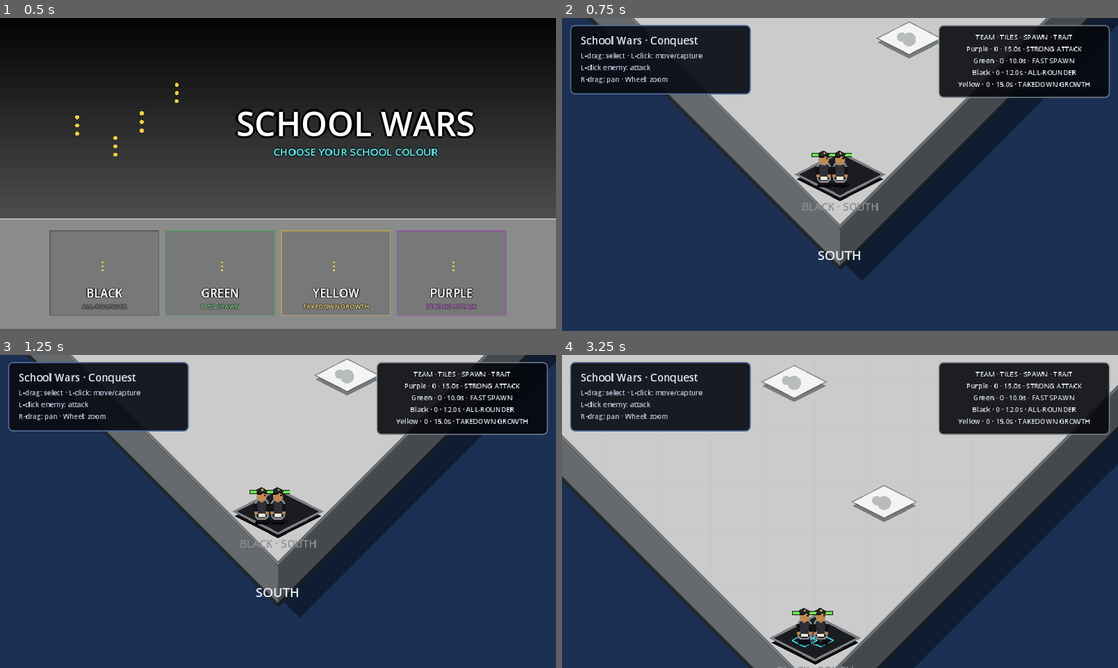
Above: before the commit, frames 1-4 (two rows, left to right).
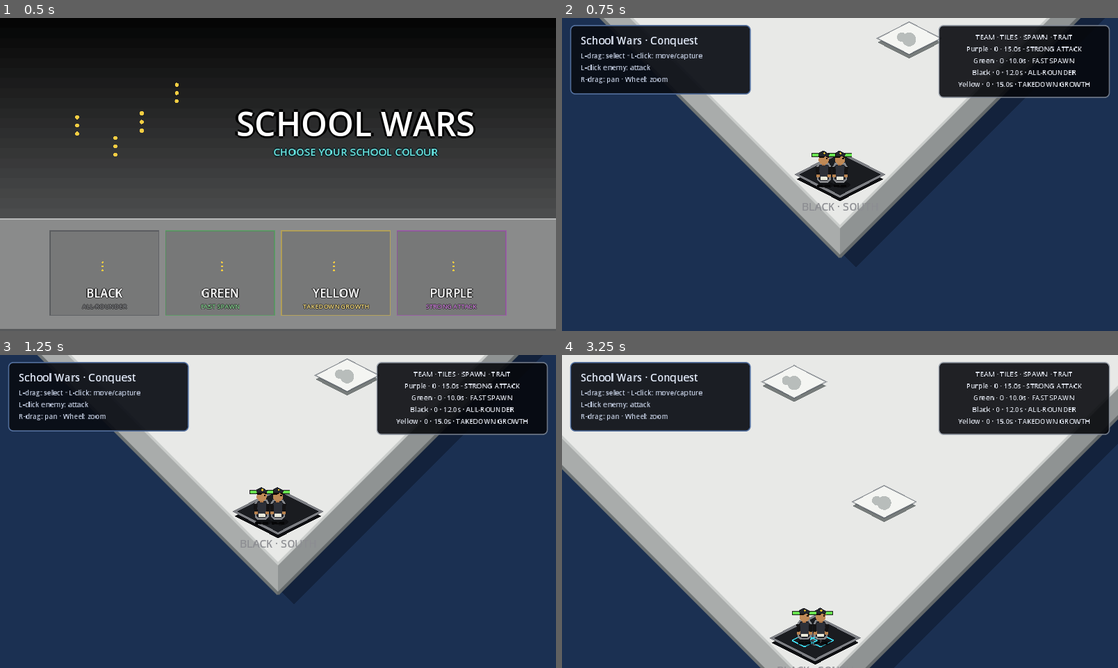
Above: after the commit, the same moments.

Repository: knigfty/school-wars
Game: Godot game, scene res://Scenes/main.tscn
The game is run twice, just before and just after one commit, with the same random seed, the same clock (stepped at 60 frames per second) and the same inputs.
Inputs (mouse positions are in pixels of both pictures, inside the frame that each line leads up to):
- Up to frame 1 (0.5 s): no input
- Up to frame 2 (0.75 s): click (667, 274) at 0.5 s
- Up to frame 3 (1.25 s): no input
- Up to frame 4 (3.25 s): tap Enter at 1.25 s; move the mouse to (962, 495) at 1.27 s; tap K (camera_pan_down) at 1.35 s; click (962, 495) at 1.42 s; drag from (728, 527) to (906, 364) at 2.02 s; move the mouse to (895, 442) at 2.77 s; tap L (camera_pan_right) at 2.85 s; click (895, 442) at 2.92 s

Frame 1 is identical in both runs. In frame 2, 26% of the frame differs, in the area x 4-100%, y 0-84%; in frame 3, 26%; in frame 4, 58%, in the area x 0-100%, y 0-100%.

Commit message:
refresh arena visuals to match clean reference board

Diff:
--- a/Scripts/Maps/movement_test_arena.gd
+++ b/Scripts/Maps/movement_test_arena.gd
@@ -5,8 +5,8 @@
 const MAP_HALF_SPAN: float = 720.0
 const MAP_BOUNDS: Rect2 = Rect2(80.0, 80.0, 1440.0, 1440.0)
 const CAMERA_BOUNDS: Rect2 = Rect2(-120.0, -120.0, 1840.0, 1840.0)
-const PLATFORM_DEPTH: Vector2 = Vector2(0.0, 72.0)
-const PLATFORM_SHADOW_OFFSET: Vector2 = Vector2(38.0, 94.0)
+const PLATFORM_DEPTH: Vector2 = Vector2(0.0, 52.0)
+const PLATFORM_SHADOW_OFFSET: Vector2 = Vector2(28.0, 70.0)
 const CARDINAL_SIDE_NAMES: Array[String] = ["North", "South", "East", "West"]
 
 
@@ -19,23 +19,14 @@
 	var shadow_points: PackedVector2Array = PackedVector2Array()
 	for point: Vector2 in points:
 		shadow_points.append(point + PLATFORM_SHADOW_OFFSET)
-	draw_colored_polygon(shadow_points, Color(0.01, 0.025, 0.055, 0.48))
+	draw_colored_polygon(shadow_points, Color(0.01, 0.02, 0.055, 0.32))
 	_draw_platform_depth(points)
-	draw_colored_polygon(points, Color("cacbca"))
-	_draw_north_bevel(points)
-	_draw_platform_grid()
+	draw_colored_polygon(points, Color("e8e9e7"))
+	_draw_surface_highlights(points)
 
 	var outline: PackedVector2Array = points.duplicate()
 	outline.append(points[0])
-	draw_polyline(outline, Color("2f3338"), 4.0, true)
-	draw_line(points[0], points[1], Color("f1f2ef"), 3.0, true)
-	draw_line(points[3], points[0], Color("e1e3e0"), 3.0, true)
-	draw_line(points[1], points[2], Color("6b7074"), 3.0, true)
-	draw_line(points[2], points[3], Color("777b7e"), 3.0, true)
-	_draw_side_label("NORTH", Vector2(MAP_CENTER.x, 44.0))
-	_draw_side_label("SOUTH", Vector2(MAP_CENTER.x, 1570.0))
-	_draw_side_label("WEST", Vector2(44.0, MAP_CENTER.y))
-	_draw_side_label("EAST", Vector2(1556.0, MAP_CENTER.y))
+	draw_polyline(outline, Color("c9ccca"), 3.0, true)
 
 
 func get_map_polygon() -> PackedVector2Array:
@@ -64,56 +55,28 @@
 	return CARDINAL_SIDE_NAMES.duplicate()
 
 
-func _draw_platform_grid() -> void:
-	var grid_color: Color = Color(0.35, 0.37, 0.39, 0.055)
-	var offset: float = -MAP_HALF_SPAN + 90.0
-	while offset < MAP_HALF_SPAN:
-		var half_width: float = MAP_HALF_SPAN - absf(offset)
-		draw_line(
-			MAP_CENTER + Vector2(-half_width, offset),
-			MAP_CENTER + Vector2(half_width, offset),
-			grid_color,
-			1.0
-		)
-		draw_line(
-			MAP_CENTER + Vector2(offset, -half_width),
-			MAP_CENTER + Vector2(offset, half_width),
-			grid_color,
-			1.0
-		)
-		offset += 90.0
-
-
-func _draw_north_bevel(points: PackedVector2Array) -> void:
+func _draw_surface_highlights(points: PackedVector2Array) -> void:
 	var north: Vector2 = points[0]
 	var east: Vector2 = points[1]
 	var west: Vector2 = points[3]
-	var inset: float = 14.0
-	var inner_north: Vector2 = north + Vector2(0.0, inset)
-	var inner_east: Vector2 = east + Vector2(-inset, 0.0)
-	var inner_west: Vector2 = west + Vector2(inset, 0.0)
+	var inset: float = 12.0
 	draw_colored_polygon(
-		PackedVector2Array([north, east, inner_east, inner_north]),
-		Color("aeb2b4")
+		PackedVector2Array([
+			north,
+			east,
+			east + Vector2(-inset, 0.0),
+			north + Vector2(0.0, inset),
+		]),
+		Color("d9dbd9")
 	)
 	draw_colored_polygon(
-		PackedVector2Array([west, north, inner_north, inner_west]),
-		Color("e5e6e3")
-	)
-	draw_line(inner_west, inner_north, Color("8f9498"), 2.0, true)
-	draw_line(inner_north, inner_east, Color("777d82"), 2.0, true)
-
-
-func _draw_side_label(label_text: String, center: Vector2) -> void:
-	const LABEL_WIDTH: float = 144.0
-	draw_string(
-		ThemeDB.fallback_font,
-		center + Vector2(-LABEL_WIDTH * 0.5, 8.0),
-		label_text,
-		HORIZONTAL_ALIGNMENT_CENTER,
-		LABEL_WIDTH,
-		22,
-		Color("e8edf5")
+		PackedVector2Array([
+			west,
+			north,
+			north + Vector2(0.0, inset),
+			west + Vector2(inset, 0.0),
+		]),
+		Color("f7f7f5")
 	)
 
 
@@ -128,7 +91,7 @@
 			south + PLATFORM_DEPTH,
 			west + PLATFORM_DEPTH,
 		]),
-		Color("666a6d")
+		Color("a9acab")
 	)
 	draw_colored_polygon(
 		PackedVector2Array([
@@ -137,19 +100,19 @@
 			east + PLATFORM_DEPTH,
 			south + PLATFORM_DEPTH,
 		]),
-		Color("44494e")
+		Color("8f9393")
 	)
 	draw_line(
 		west + PLATFORM_DEPTH,
 		south + PLATFORM_DEPTH,
-		Color("22282f"),
-		5.0,
+		Color("707575"),
+		4.0,
 		true
 	)
 	draw_line(
 		south + PLATFORM_DEPTH,
 		east + PLATFORM_DEPTH,
-		Color("171d25"),
-		5.0,
+		Color("656a6b"),
+		4.0,
 		true
 	)
